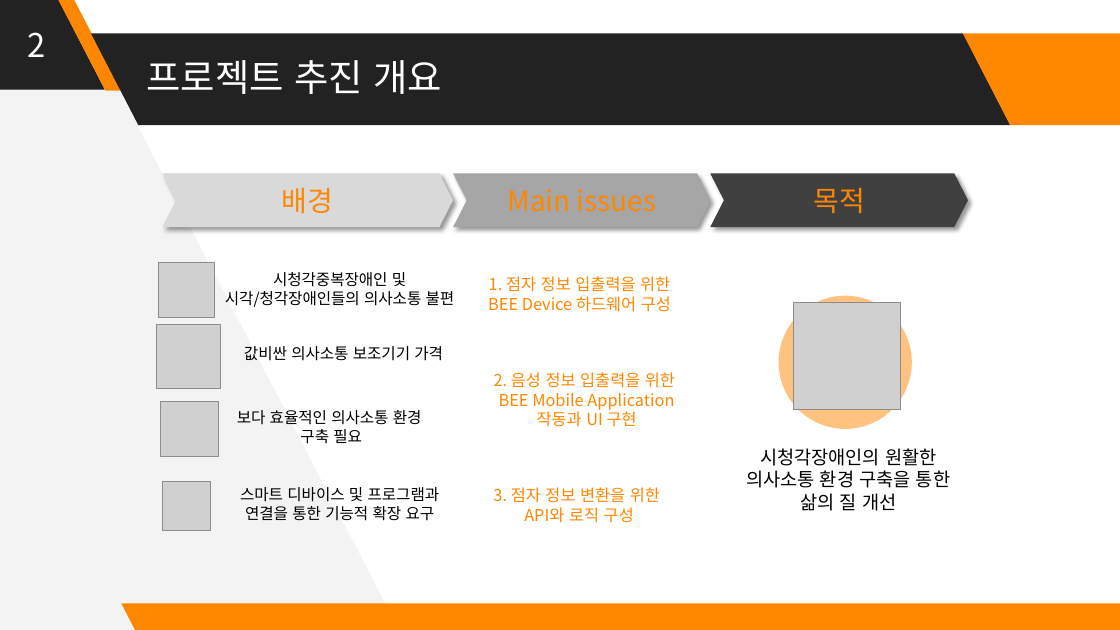
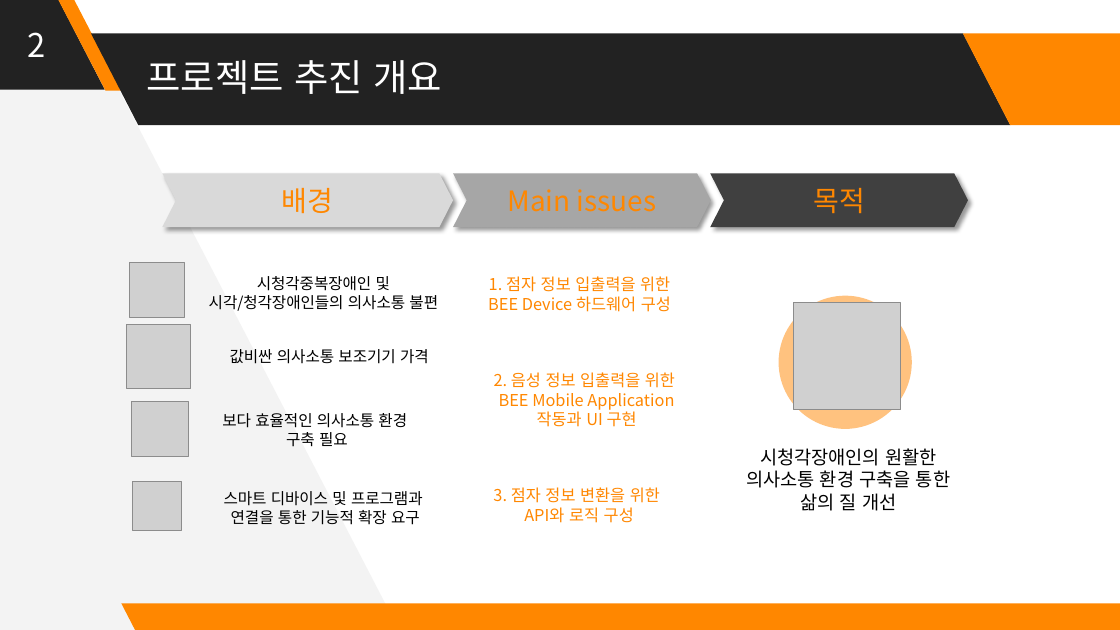
Before and after one commit to Huffon/2019_Capstone_bee, a slide deck: slide 2 of docs/8_Final Presentation Panel.pptx. Drawn at 1120x630 pixels with LibreOffice and Linux fonts; fonts in the diff are those of the drawing; grey boxes stand for pictures. Boxes give left, top, right and bottom in pixels: in the first picture for what was removed or moved away, otherwise in the second. Text is boxed around its words. In the diff, an @@ line names an element or a change of style, - is before the commit and + after.

Commit message:
modify Final Presentation Panel

```diff
--- a/docs/8_Final Presentation Panel.pptx
+++ b/docs/8_Final Presentation Panel.pptx
@@ text "시청각중복장애인 및 시각/청각장애인들의 의사소통 불편": place and size @@
-text "시청각중복장애인 및 시각/청각장애인들의 의사소통 불편" at <box>225,272,455,307</box>
+text "시청각중복장애인 및 시각/청각장애인들의 의사소통 불편" at <box>209,276,438,311</box>
@@ text "값비싼 의사소통 보조기기 가격": place and size @@
-text "값비싼 의사소통 보조기기 가격" at <box>244,346,443,361</box>
+text "값비싼 의사소통 보조기기 가격" at <box>230,349,429,364</box>
@@ 4 pictures: place and size @@
-4 pictures at <box>156,262,220,530</box>
+4 pictures at <box>127,262,191,530</box>
@@ text "보다 효율적인 의사소통 환경": place and size @@
-text "보다 효율적인 의사소통 환경" at <box>237,410,422,444</box>
+text "보다 효율적인 의사소통 환경" at <box>222,413,407,447</box>
@@ text at <box>224,491,423,525</box>: text changed @@
-스마트 디바이스 및 프로그램과 연결을 통한 기능적 확장 요구
+스마트 디바이스 및 프로그램과
+연결을 통한 기능적 확장 요구
```
